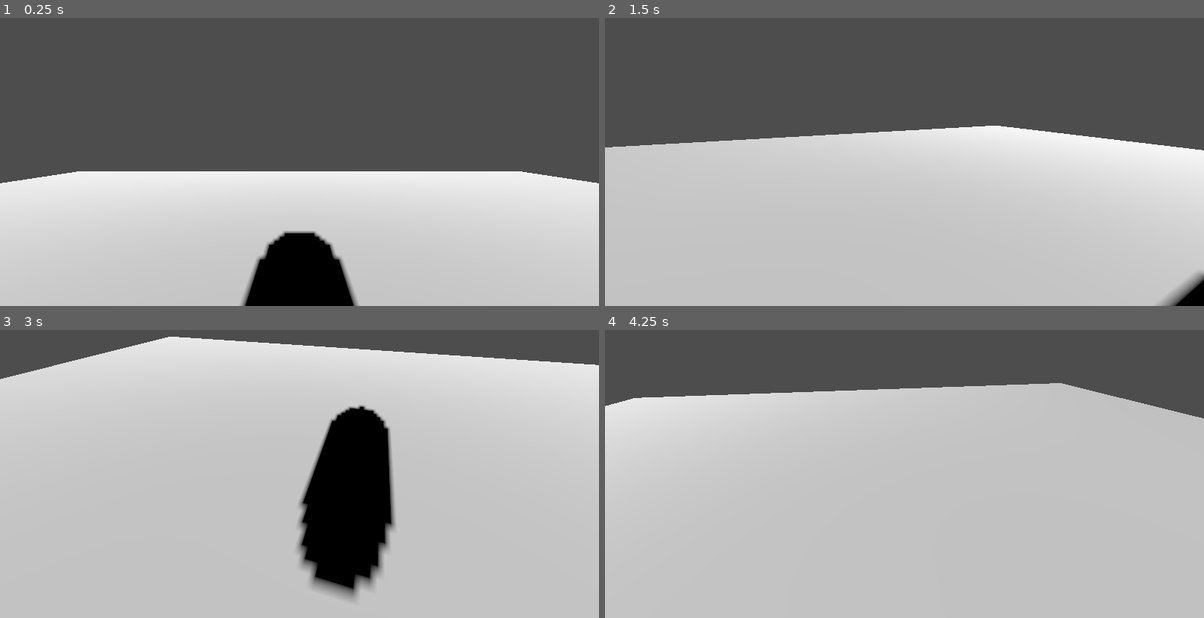
Above: before the commit, frames 1-4 (two rows, left to right).
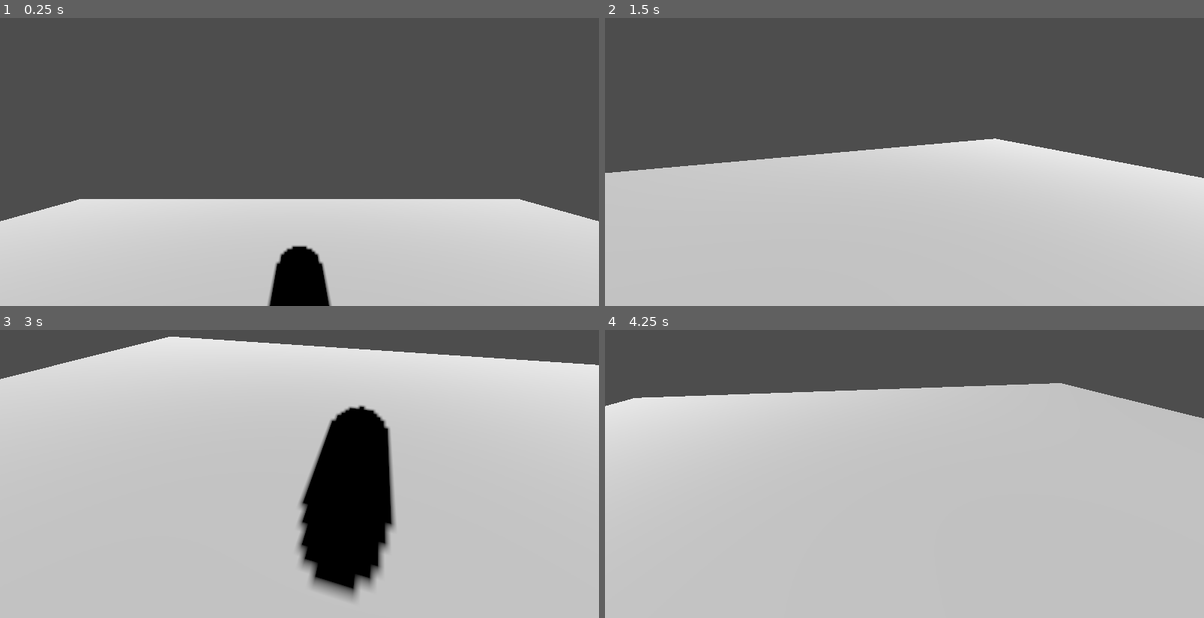
Above: after the commit, the same moments.

Repository: Colorful-Orange-Juice/Tower
Game: Godot game, scene res://scenes/tests/test1/test_scene.tscn
Two runs of this game, one before a commit and one after it. Both use one fixed random seed, a clock stepped at 60 frames per second and the inputs below.
Inputs (mouse positions are in pixels of both pictures, inside the frame that each line leads up to):
- Up to frame 1 (0.25 s): no input
- Up to frame 2 (1.5 s): tap Enter (ui_accept) at 0.5, 0.77 s; move the mouse to (1036, 121) at 0.52 s; tap S (move_b) at 0.6 s; move the mouse to (784, 156) at 1.27 s; tap W (move_f) at 1.35 s
- Up to frame 3 (3 s): tap Enter (ui_accept) at 1.52, 2.75 s; move the mouse to (359, 376) at 2.02 s; tap A (move_l) at 2.1 s; move the mouse to (269, 517) at 2.77 s; tap D (move_r) at 2.85 s
- Up to frame 4 (4.25 s): tap Enter (ui_accept) at 3.02, 3.77 s; move the mouse to (1084, 499) at 3.52 s; tap S (move_b) at 3.6 s

The runs differ from the first frame. In frame 1, 12% of the frame differs, in the area x 0-100%, y 53-100%; in frame 2, 7.4%; in frame 3, less than 0.1%; in frame 4, less than 0.1%.

Commit message:
ray stuff pt2

Diff:
--- a/scenes/player_attack/Player.tscn
+++ b/scenes/player_attack/Player.tscn
@@ -24,8 +24,11 @@
 
 [node name="InnerGimbal" type="Node3D" parent="CameraPivot" unique_id=220270770]
 
+[node name="Ray" type="RayCast3D" parent="CameraPivot/InnerGimbal" unique_id=292075456]
+transform = Transform3D(1, 0, 0, 0, 1, 0, 0, 0, 1, 0, 0.3, 0)
+rotation_edit_mode = 2
+target_position = Vector3(0, 0, -3)
+debug_shape_thickness = 5
+
 [node name="PlayerCam" type="Camera3D" parent="CameraPivot/InnerGimbal" unique_id=1789322263]
 transform = Transform3D(1, 0, 0, 0, 1, 0, 0, 0, 1, 0, 0.3, 0)
-
-[node name="Ray" type="RayCast3D" parent="CameraPivot/InnerGimbal/PlayerCam" unique_id=292075456]
-target_position = Vector3(0, 0, -3)
--- a/scenes/player_attack/player.gd
+++ b/scenes/player_attack/player.gd
@@ -10,11 +10,13 @@
 
 @onready var camera_pivot: Node3D = $CameraPivot
 @onready var inner_gimbal: Node3D = $CameraPivot/InnerGimbal
-@onready var ray: RayCast3D = $CameraPivot/InnerGimbal/PlayerCam/Ray
+@onready var ray: RayCast3D = $CameraPivot/InnerGimbal/Ray
 
 func _process(_delta: float) -> void:
 	var collider = ray.get_collider()
-	if collider and collider.is_in_group("interactable"):
+	if collider:
+		print(collider)
+	if collider and collider.is_in_group("Interactable"):
 		print("Can interact with ",collider)
 
 func _physics_process(delta: float) -> void:
@@ -38,7 +40,11 @@
 func _unhandled_input(event: InputEvent) -> void:
 	if event is InputEventMouseMotion:
 		camera_pivot.rotate_y(-event.relative.x * mouse_sensitivity)
-
 		inner_gimbal.rotate_x(-event.relative.y * mouse_sensitivity)
 
 		inner_gimbal.rotation.x = clamp(inner_gimbal.rotation.x, min_pitch, max_pitch)
+
+
+		ray.rotate_y(-event.relative.x * mouse_sensitivity)
+		#ray.rotate_x(-event.relative.y * mouse_sensitivity)
+		#ray.rotation.x = clamp(ray.rotation.x, min_pitch, max_pitch)
--- /dev/null
+++ b/scenes/rock/Rock.tscn
@@ -0,0 +1,23 @@
+[gd_scene format=3 uid="uid://dig8bi2oe12m0"]
+
+[sub_resource type="CylinderShape3D" id="CylinderShape3D_p2b33"]
+height = 0.9995117
+radius = 0.5083008
+
+[sub_resource type="CylinderMesh" id="CylinderMesh_1afgh"]
+height = 1.0
+
+[sub_resource type="StandardMaterial3D" id="StandardMaterial3D_1afgh"]
+albedo_color = Color(0.2213445, 0.08543121, 0, 1)
+
+[node name="Rock" type="Node3D" unique_id=1923815062 groups=["Interactable"]]
+
+[node name="RockBody" type="StaticBody3D" parent="." unique_id=1820073980]
+
+[node name="RockCollision" type="CollisionShape3D" parent="RockBody" unique_id=296539894]
+transform = Transform3D(1, 0, 0, 0, 1, 0, 0, 0, 1, 0, 0.0075683594, 0)
+shape = SubResource("CylinderShape3D_p2b33")
+
+[node name="RockMesh" type="MeshInstance3D" parent="." unique_id=963322731]
+mesh = SubResource("CylinderMesh_1afgh")
+surface_material_override/0 = SubResource("StandardMaterial3D_1afgh")
--- a/scenes/tests/test1/test_scene.tscn
+++ b/scenes/tests/test1/test_scene.tscn
@@ -1,6 +1,7 @@
 [gd_scene format=3 uid="uid://ddqwcyh0syeaf"]
 
-[ext_resource type="PackedScene" uid="uid://dmegpc2sm7bq1" path="res://scenes/player/Player.tscn" id="1_k0q5t"]
+[ext_resource type="PackedScene" uid="uid://dig8bi2oe12m0" path="res://scenes/rock/Rock.tscn" id="2_ro6nk"]
+[ext_resource type="PackedScene" uid="uid://rv0fj2q8i6je" path="res://scenes/player_attack/Player.tscn" id="2_y4jwn"]
 
 [sub_resource type="PlaneMesh" id="PlaneMesh_k0q5t"]
 size = Vector2(20, 20)
@@ -20,9 +21,12 @@
 [node name="FloorCollision" type="CollisionShape3D" parent="Floor" unique_id=1566156355]
 shape = SubResource("WorldBoundaryShape3D_hkqbp")
 
-[node name="Player" parent="." unique_id=1915838503 instance=ExtResource("1_k0q5t")]
-transform = Transform3D(1, 0, 0, 0, 1, 0, 0, 0, 1, 0, 1.5, 0)
-
 [node name="DirectionalLight3D" type="DirectionalLight3D" parent="." unique_id=1206807544]
 transform = Transform3D(1, 0, 0, 0, 0.85512006, 0.51843005, 0, -0.51843005, 0.85512006, 0.682436, 11.404813, 15.411849)
 shadow_enabled = true
+
+[node name="Rock" parent="." unique_id=1923815062 instance=ExtResource("2_ro6nk")]
+transform = Transform3D(1, 0, 0, 0, 1, 0, 0, 0, 1, -2.2455616, 0.5, 4.3929315)
+
+[node name="Player" parent="." unique_id=1915838503 instance=ExtResource("2_y4jwn")]
+transform = Transform3D(1, 0, 0, 0, 1, 0, 0, 0, 1, 0, 2.7736158, 0)
--- a/scripts/lobby.gd
+++ b/scripts/lobby.gd
@@ -23,15 +23,12 @@
 
 var players_loaded = 0
 
-
-
 func _ready():
 	multiplayer.peer_connected.connect(_on_player_connected)
 	multiplayer.peer_disconnected.connect(_on_player_disconnected)
 	multiplayer.connected_to_server.connect(_on_connected_ok)
 	multiplayer.connection_failed.connect(_on_connected_fail)
 	multiplayer.server_disconnected.connect(_on_server_disconnected)
-
 
 func join_game(address = ""):
 	if address.is_empty():
